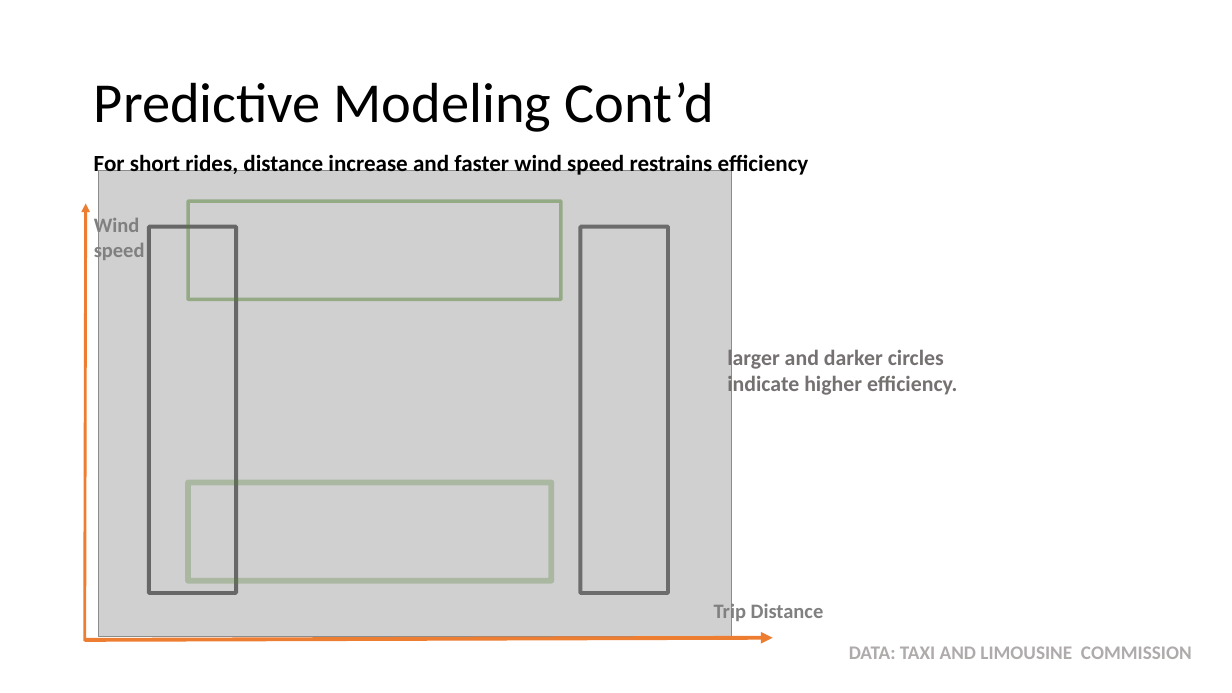
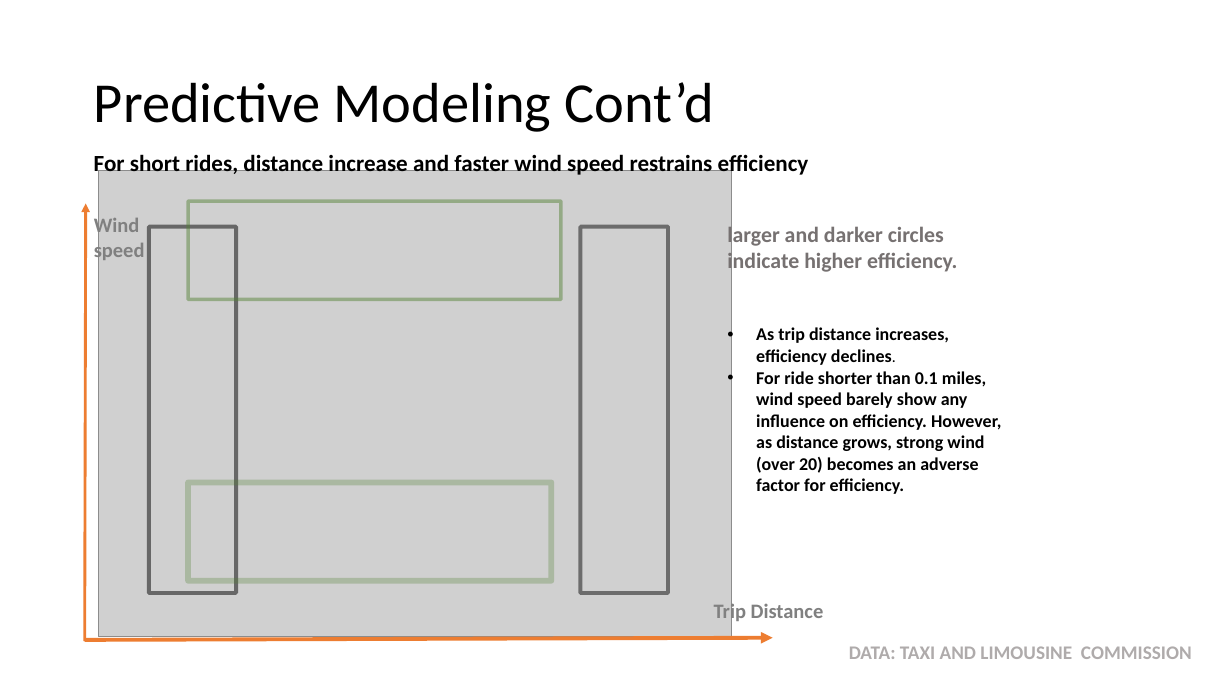
Before and after one commit to MiyainNYC/PySpark-Data-Challenge, a slide deck: slide 26 of DataChallengeAssessment.pptx. Drawn at 1232x693 pixels with LibreOffice and Linux fonts; fonts in the diff are those of the drawing; grey boxes stand for pictures. Boxes give left, top, right and bottom in pixels: in the first picture for what was removed or moved away, otherwise in the second. Text is boxed around its words. In the diff, an @@ line names an element or a change of style, - is before the commit and + after.

```diff
--- a/DataChallengeAssessment.pptx
+++ b/DataChallengeAssessment.pptx
@@ text "larger and darker circles indicate ...": place and size @@
-text "larger and darker circles indicate ..." at (727,346,957,398)
+text "larger and darker circles indicate ..." at (727,224,957,275)
@@ text added at (756,327,1001,494), 14 pt, text #000000, bold @@
+• As trip distance increases, efficiency declines.
+• For ride shorter than 0.1 miles, wind speed barely show any influence on efficiency. However, as distance grows, strong wind (over 20) becomes an adverse factor for efficiency.
```
Also in this commit, not shown: 7 other slides changed, 2 slides added, 1 slide removed.
